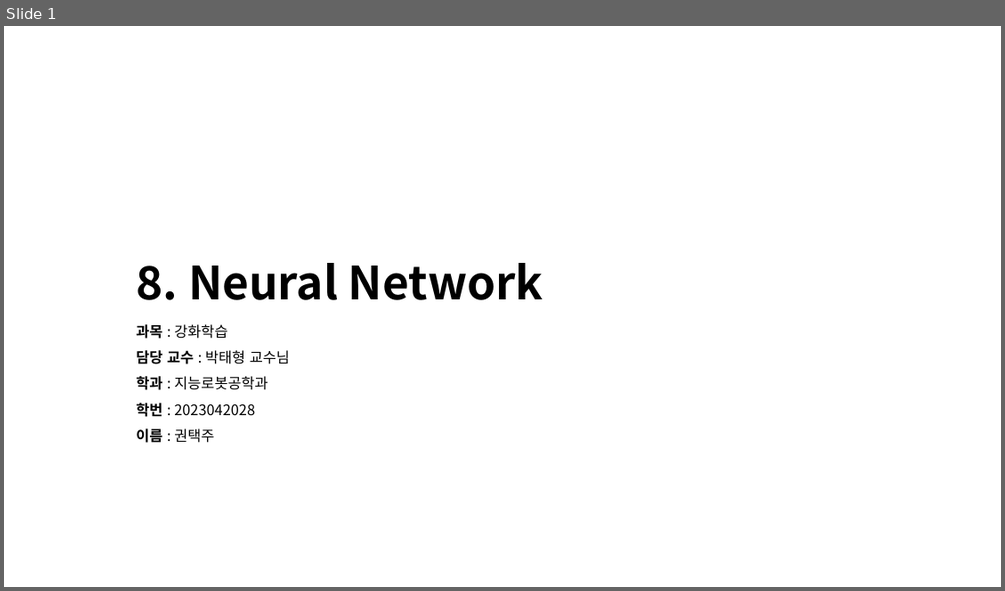
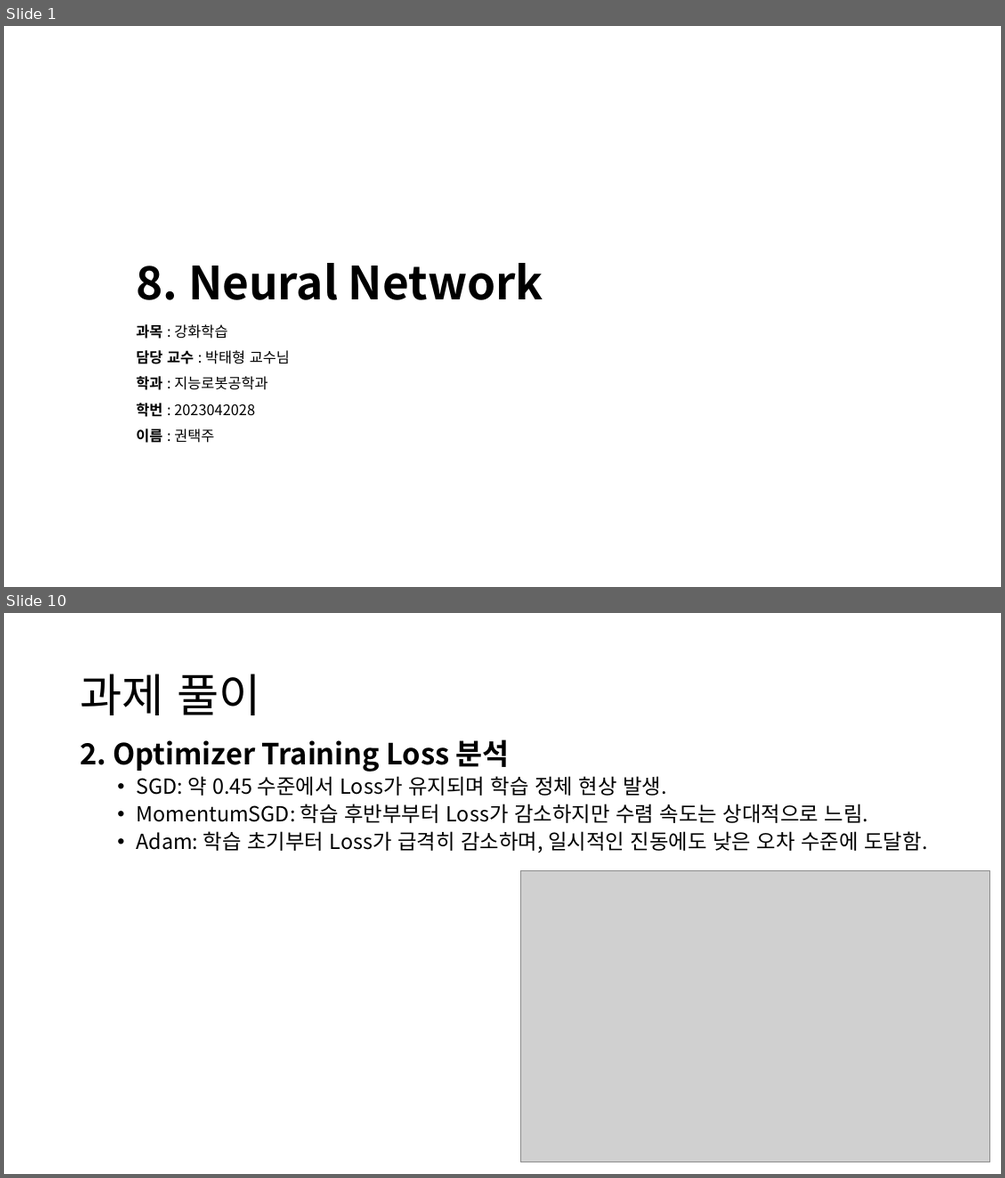
Before and after one commit to KweonTJ/Reinforcement_Learning, a slide deck: 8. Neural Network/8. Neural Network.pptx. Shown one above the other, each under a label of ours: slide 1 before the commit, slides 1 and 10 after it; the slides between them are not shown. The pictures are 1005x591 and 1005x1178 pixels, drawn with LibreOffice and Linux fonts; fonts in the diff are those of the drawing; grey boxes stand for pictures; background and template pictures are left out. Boxes give left, top, right and bottom in pixels: in the first picture for what was removed or moved away, otherwise in the second. Text is boxed around its words. In the diff, an @@ line names an element or a change of style, - is before the commit and + after.

```diff
--- a/8. Neural Network/8. Neural Network.pptx
+++ b/8. Neural Network/8. Neural Network.pptx
@@ slide 10 added at (x1=4, y1=613, x2=1001, y2=1174), background #FFFFFF @@
@@ title added at (x1=80, y1=674, x2=260, y2=715), 44 pt, text #000000 @@
+과제 풀이
@@ text added at (x1=80, y1=739, x2=927, y2=852), 20 pt, text #000000 @@
+2. Optimizer Training Loss 분석
+  • SGD: 약 0.45 수준에서 Loss가 유지되며 학습 정체 현상 발생.
+  • MomentumSGD: 학습 후반부부터 Loss가 감소하지만 수렴 속도는 상대적으로 느림.
+  • Adam: 학습 초기부터 Loss가 급격히 감소하며, 일시적인 진동에도 낮은 오차 수준에 도달함.
@@ picture added at (x1=521, y1=871, x2=989, y2=1162) @@
```
Also in this commit, not shown: 4 slides changed, 19 other slides added, 7 slides removed, 3 other files.
